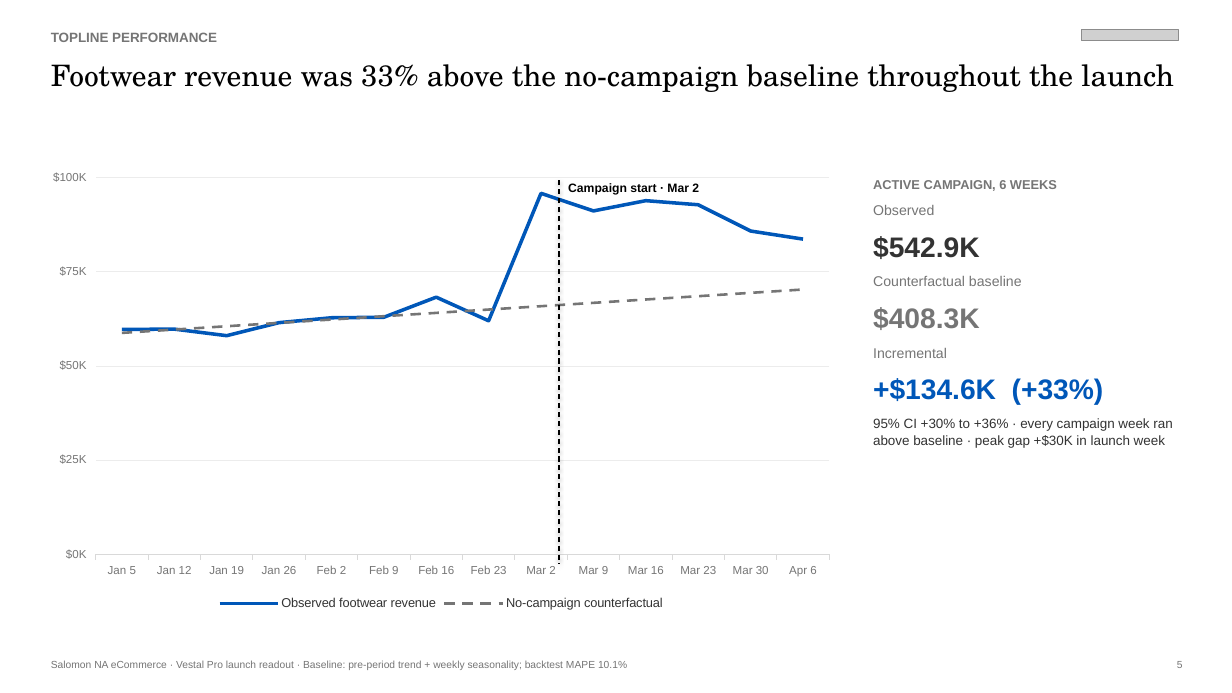
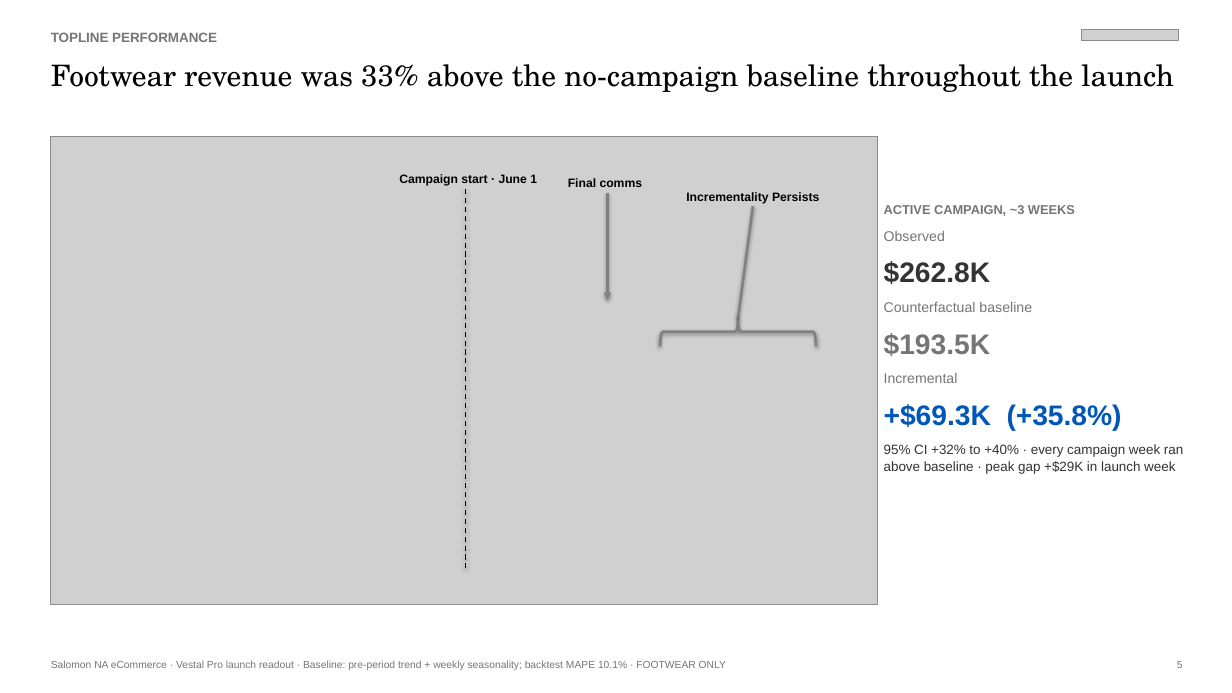
Before and after one commit to andersone17/salomon_case, a slide deck: slide 4 of deliverables/VestalPro_Campaign_Readout.pptx. Drawn at 1232x693 pixels with LibreOffice and Linux fonts; fonts in the diff are those of the drawing; grey boxes stand for pictures. Boxes give left, top, right and bottom in pixels: in the first picture for what was removed or moved away, otherwise in the second. Text is boxed around its words. In the diff, an @@ line names an element or a change of style, - is before the commit and + after.

```diff
--- a/deliverables/VestalPro_Campaign_Readout.pptx
+++ b/deliverables/VestalPro_Campaign_Readout.pptx
@@ picture added at (51,136,877,604) @@
@@ line chart removed at (37,162,846,615) @@
-categories: Jan 5, Jan 12, Jan 19, Jan 26, Feb 2, Feb 9, Feb 16, Feb 23, Mar 2, Mar 9, Mar 16, Mar 23, Mar 30, Apr 6
-Observed footwear revenue: 60000, 60000, 58000, 61000, 63000, 63000, 68000, 62000, 96000, 91000, 94000, 93000, 86000, 84000
-No-campaign counterfactual: 59000, 60000, 61000, 61000, 62000, 63000, 64000, 65000, 66000, 67000, 68000, 68000, 69000, 70000
@@ text added at (399,174,537,186), 9.5 pt, text #000000, bold @@
+Campaign start · June 1
@@ text added at (568,178,643,187), 9.5 pt, text #000000, bold @@
+Final comms
@@ line moved from (559, 180) - (559, 564) to (466, 189) - (466, 569) @@
@@ text removed at (568,183,699,195) @@
-Campaign start · Mar 2
@@ arrow added from (607, 193) to (607, 300), #808080 2 pt @@
@@ text added at (686,192,819,204), 9.5 pt, text #000000, bold @@
+Incrementality Persists
@@ line added from (753, 206) to (738, 317), #808080 2 pt @@
@@ text at (884,205,1075,216): text changed @@
-ACTIVE CAMPAIGN, 6 WEEKS
+ACTIVE CAMPAIGN, ~3 WEEKS
@@ text "ACTIVE CAMPAIGN, ~3 WEEKS": place and size @@
-text "ACTIVE CAMPAIGN, ~3 WEEKS" at (873,180,1172,448)
+text "ACTIVE CAMPAIGN, ~3 WEEKS" at (884,205,1183,474)
@@ text at (884,261,991,284): text changed @@
-$542.9K
+$262.8K
@@ left brace added at (661,317,816,347), outline #808080 2 pt @@
@@ text at (884,333,991,356): text changed @@
-$408.3K
+$193.5K
@@ text at (884,404,1183,474): text changed @@
-+$134.6K (+33%)
-95% CI +30% to +36% · every campaign week ran above baseline · peak gap +$30K in launch week
++$69.3K (+35.8%)
+95% CI +32% to +40% · every campaign week ran above baseline · peak gap +$29K in launch week
@@ text at (51,660,726,670): text changed @@
-Salomon NA eCommerce · Vestal Pro launch readout · Baseline: pre-period trend + weekly seasonality; backtest MAPE 10.1%
+Salomon NA eCommerce · Vestal Pro launch readout · Baseline: pre-period trend + weekly seasonality; backtest MAPE 10.1% · FOOTWEAR ONLY
```
Also in this commit, not shown: 5 other slides changed, 8 other files.
